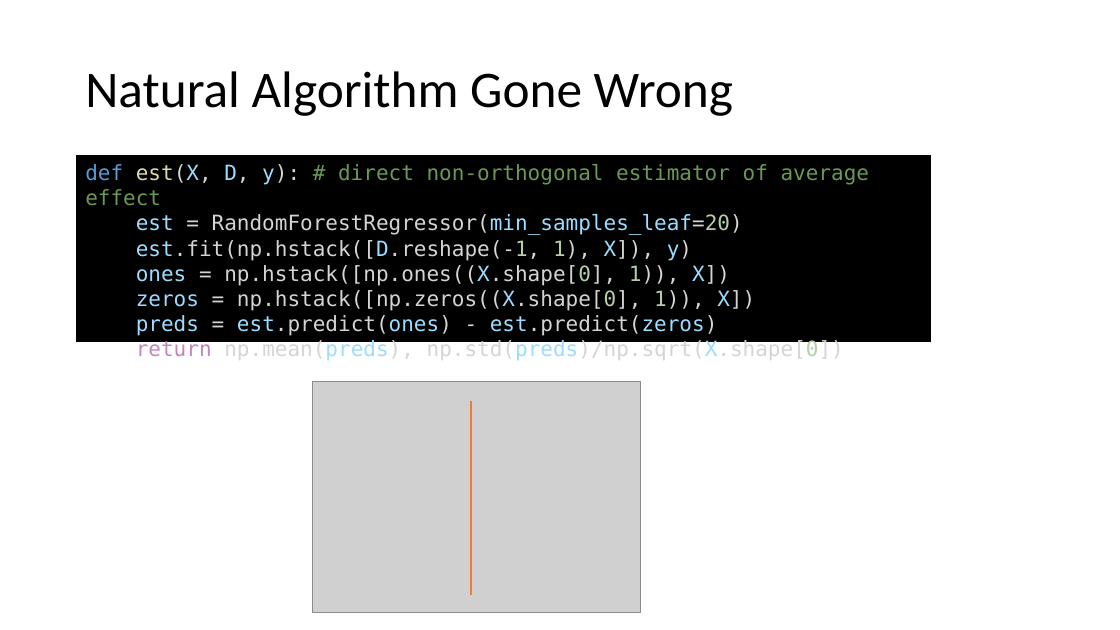
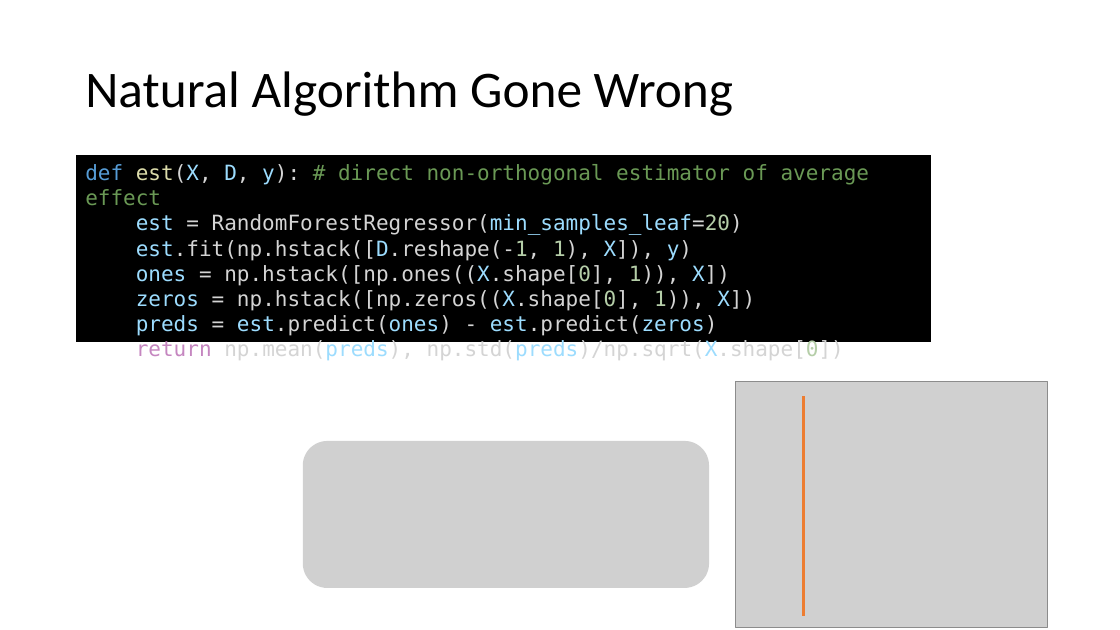
Before and after one commit to stanford-msande228/winter25, a slide deck: slide 13 of assets/presentations/MSANDE228_Lecture13_Inference_with_Modern_NonLinear_Methods.pptx (slide 20 before the commit). Drawn at 1120x630 pixels with LibreOffice and Linux fonts; fonts in the diff are those of the drawing; grey boxes stand for pictures. Boxes give left, top, right and bottom in pixels: in the first picture for what was removed or moved away, otherwise in the second. Text is boxed around its words. In the diff, an @@ line names an element or a change of style, - is before the commit and + after.

```diff
--- a/assets/presentations/MSANDE228_Lecture13_Inference_with_Modern_NonLinear_Methods.pptx
+++ b/assets/presentations/MSANDE228_Lecture13_Inference_with_Modern_NonLinear_Methods.pptx
@@ picture added at box(736, 381, 1049, 627) @@
@@ line moved from (471, 596) - (471, 402) to (804, 616) - (804, 396) @@
@@ picture: place and size @@
-picture at box(313, 381, 641, 613)
+picture at box(302, 441, 709, 588)
```
Also in this commit, not shown: 6 other slides changed, 3 slides added, 29 slides removed, 1 other file.
